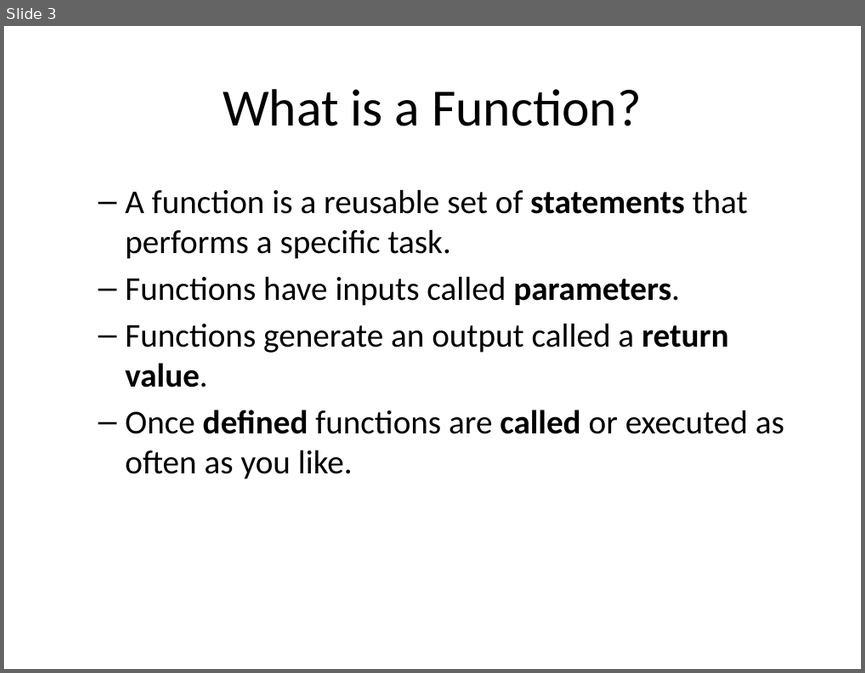
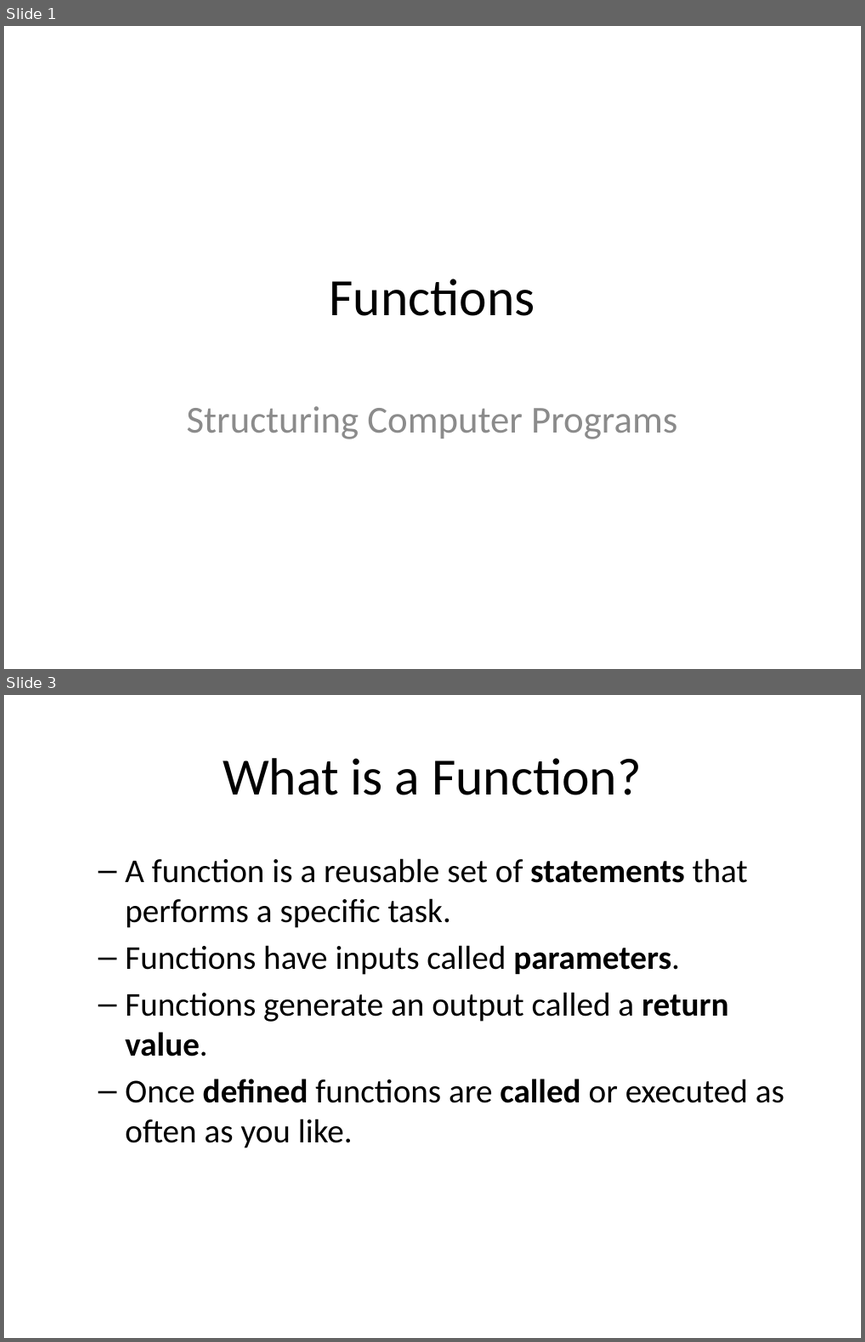
Before and after one commit to jwestgard/inst326, a slide deck: modules/module02/functions.pptx. Shown one above the other, each under a label of ours: slide 3 before the commit, slides 1 and 3 after it; the slides between them are not shown. The pictures are 865x673 and 865x1342 pixels, drawn with LibreOffice and Linux fonts; fonts in the diff are those of the drawing. Boxes give left, top, right and bottom in pixels: in the first picture for what was removed or moved away, otherwise in the second. Text is boxed around its words. In the diff, an @@ line names an element or a change of style, - is before the commit and + after.

```diff
--- a/modules/module02/functions.pptx
+++ b/modules/module02/functions.pptx
@@ slide 1 added at [4,26,861,669], background #FFFFFF @@
@@ title added at [330,278,535,316], 44 pt, text #000000 @@
+Functions
@@ subtitle added at [187,406,677,439], 32 pt, text #8C8C8C @@
+Structuring Computer Programs
```
Also in this commit, not shown: 3 slides changed, 7 other slides added, 1 slide removed, 22 other files.
